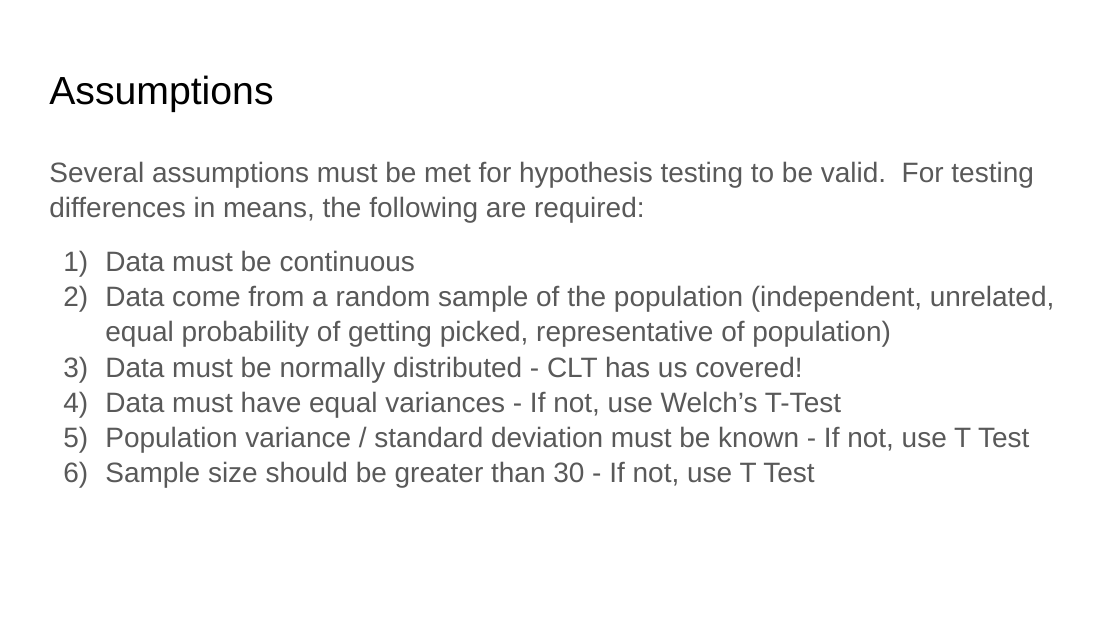
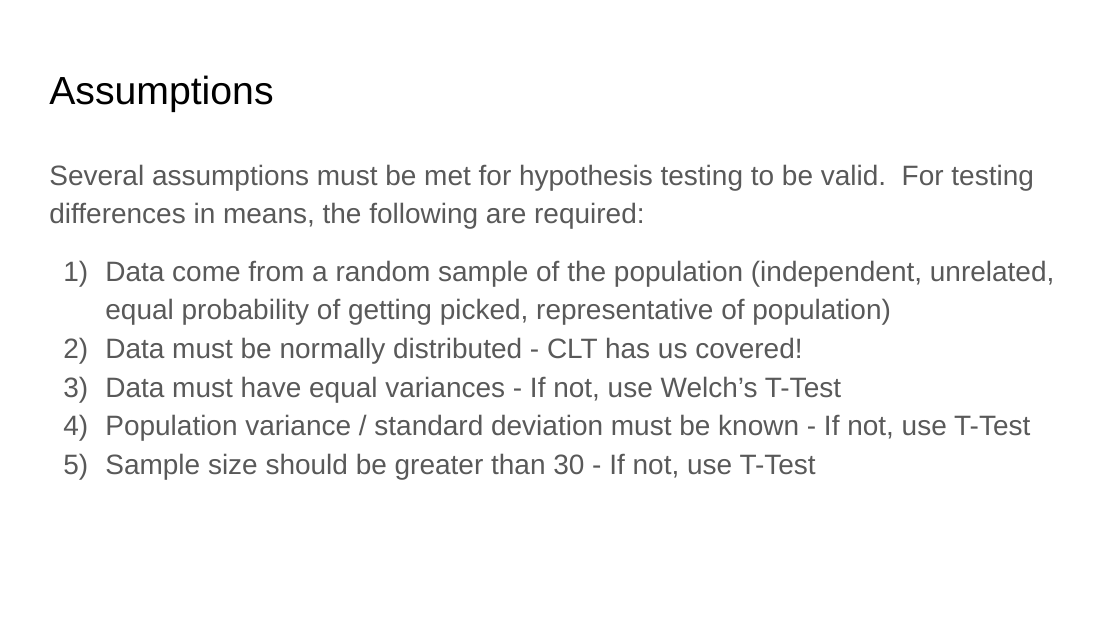
Before and after one commit to rjwrobel86/Python4Statistics, a slide deck: slide 12 of Stuff For Class/Slides/Hypothesis Testing.pptx (slide 7 before the commit). Drawn at 1120x630 pixels with LibreOffice and Linux fonts; fonts in the diff are those of the drawing. Boxes give left, top, right and bottom in pixels: in the first picture for what was removed or moved away, otherwise in the second. Text is boxed around its words. In the diff, an @@ line names an element or a change of style, - is before the commit and + after.

Commit message:
several updates

```diff
--- a/Stuff For Class/Slides/Hypothesis Testing.pptx
+++ b/Stuff For Class/Slides/Hypothesis Testing.pptx
@@ text at [49, 164, 1054, 402]: line spacing 1.05 to 1.15; more space between paragraphs @@
@@ text at [105, 250, 415, 272]: paragraph removed @@
-1) Data must be continuous
@@ text at [105, 414, 1030, 479]: text changed @@
-5) Population variance / standard deviation must be known - If not, use T Test
-6) Sample size should be greater than 30 - If not, use T Test
+4) Population variance / standard deviation must be known - If not, use T-Test
+5) Sample size should be greater than 30 - If not, use T-Test
```
Also in this commit, not shown: 12 other slides changed, 19 slides added, 11 slides removed, 32 other files.
